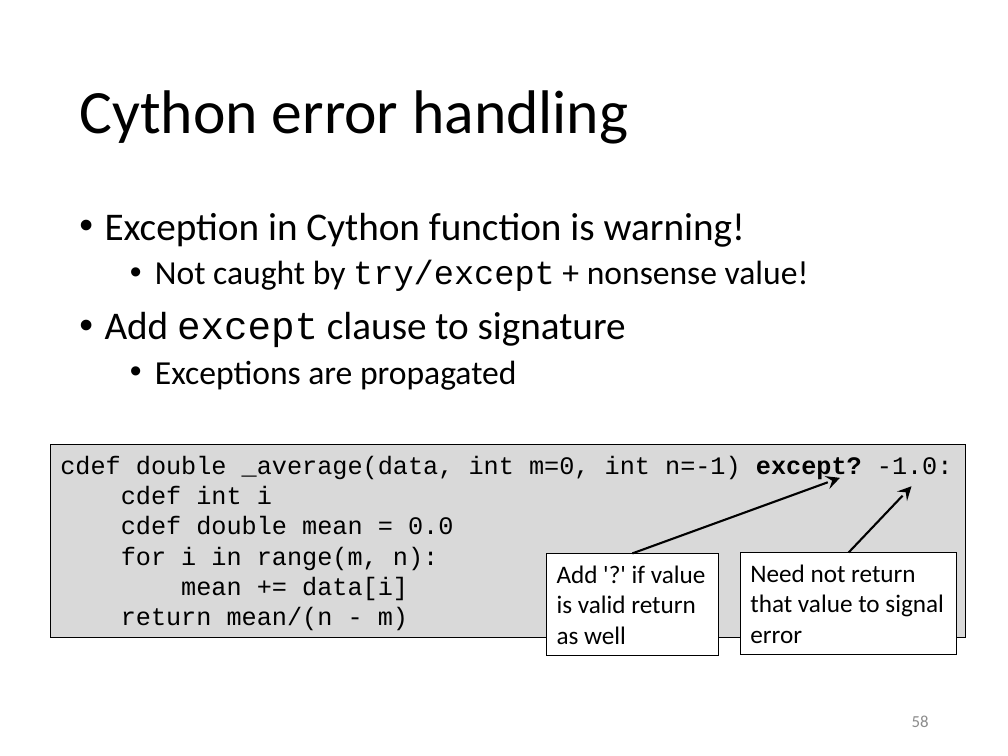
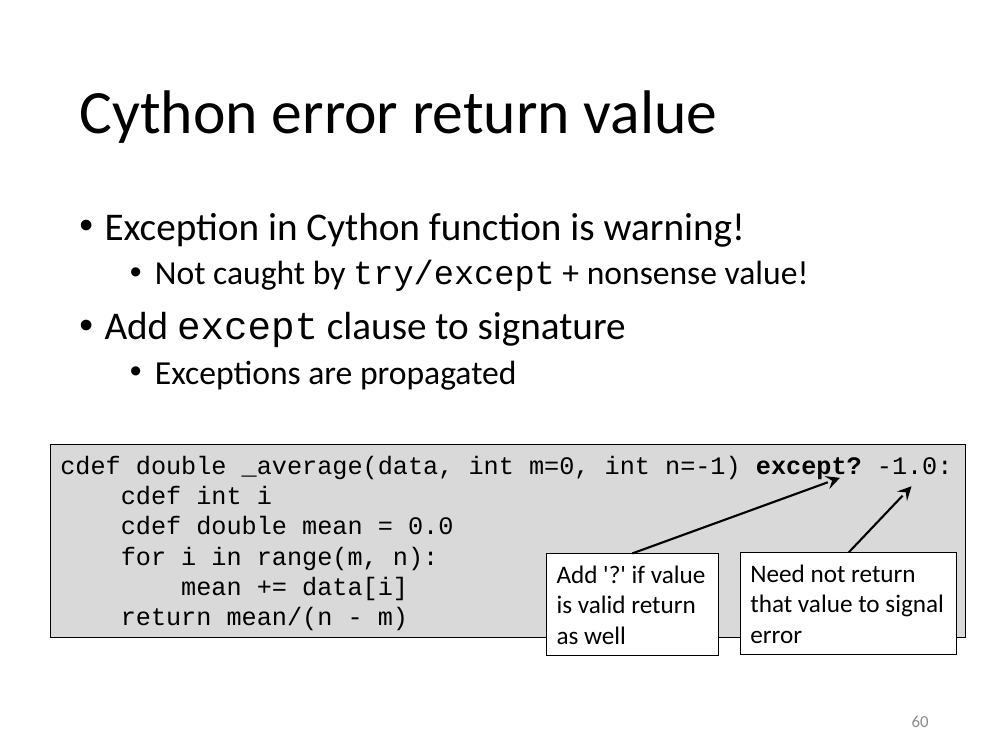
Before and after one commit to gjbex/Python-for-HPC, a slide deck: slide 60 of python_for_hpc.pptx (slide 58 before the commit). Drawn at 1008x756 pixels with LibreOffice and Linux fonts; fonts in the diff are those of the drawing. Boxes give left, top, right and bottom in pixels: in the first picture for what was removed or moved away, otherwise in the second. Text is boxed around its words. In the diff, an @@ line names an element or a change of style, - is before the commit and + after.

Commit message:
Update functions for Cython 3.x

```diff
--- a/python_for_hpc.pptx
+++ b/python_for_hpc.pptx
@@ title at box(79, 90, 717, 143): text changed @@
-Cython error handling
+Cython error return value
@@ page number at box(912, 716, 929, 727): text changed @@
-58
+60
```
Also in this commit, not shown: 1 other slide changed, 3 slides added.
